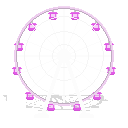
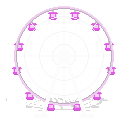
Comparing the layer stacks of the two 128px x 128px images. Changes:
painted on "Layer 5 copy 2" over [3, 95, 104, 98]
